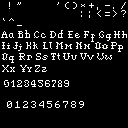
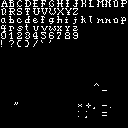
Before/after of a 128px x 128px layered artwork. What changed in the layer stack:
painted on "ascii.png" over [1, 0, 127, 118]
